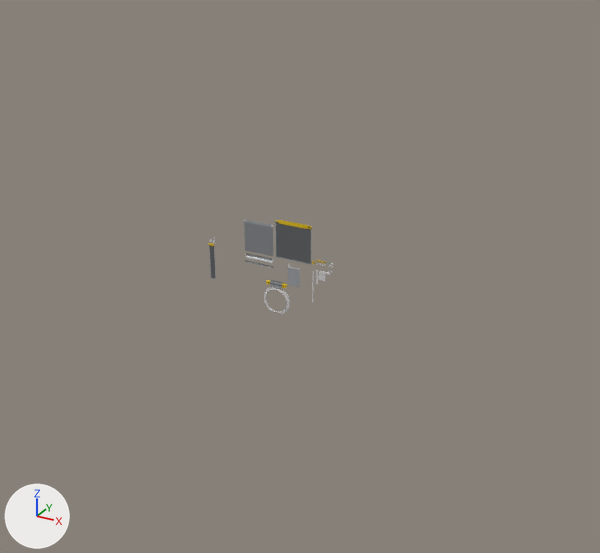
Before and after pictures for a commit that changed the Blender file raw/UI.blend.
Camera for both pictures: a 50 mm lens placed at (3925.0, -4944.0, 2917.0), pointed at (1175.0, 57.0, 417.0). Lighting does not change. The marker at lower left points along +X, +Y and +Z.

The first picture shows 'back', 'back.002'.
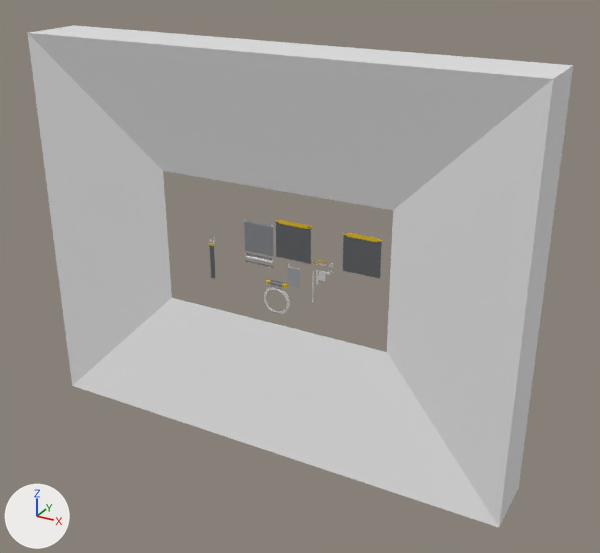
Changed parts and their boxes [x1, y1, x2, y2] in the pictures (600 x 553 px):
'border_1920_1080', shown: after [27, 25, 573, 527]
'back.005', added: after [342, 235, 382, 279]
    faces in mat_background_dark (dark grey #5e6063): [343, 235, 382, 278]
'header.004', added: after [343, 233, 382, 242]

The change, as a list of edits to the scene's bpy script:
```text
Add me_plane_040:
    me_plane_040.from_pydata(...)  # 48 vertices, 39 faces; spans x 0.0..300.0, y -3.0..0.0, z 270.0..300.0
    me_plane_040.polygons.foreach_set('use_smooth', [True] * 39)
    me_plane_040.materials.append(mat_gold)  # yellow #e1bb00
Change ob_border_1920_1080:
    remove ob_border_1920_1080.hide_set(True)
Add ob_header_004:
    ob_header_004 = bpy.data.objects.new('header.004', me_plane_040)
    ob_header_004.location = (1550.0, 0.0, 560.0)
Add ob_back_005:
    ob_back_005 = bpy.data.objects.new('back.005', me_plane.copy())  # the mesh of ob_back
    ob_back_005.location = (1550.0, 0.0, 560.0)
```
